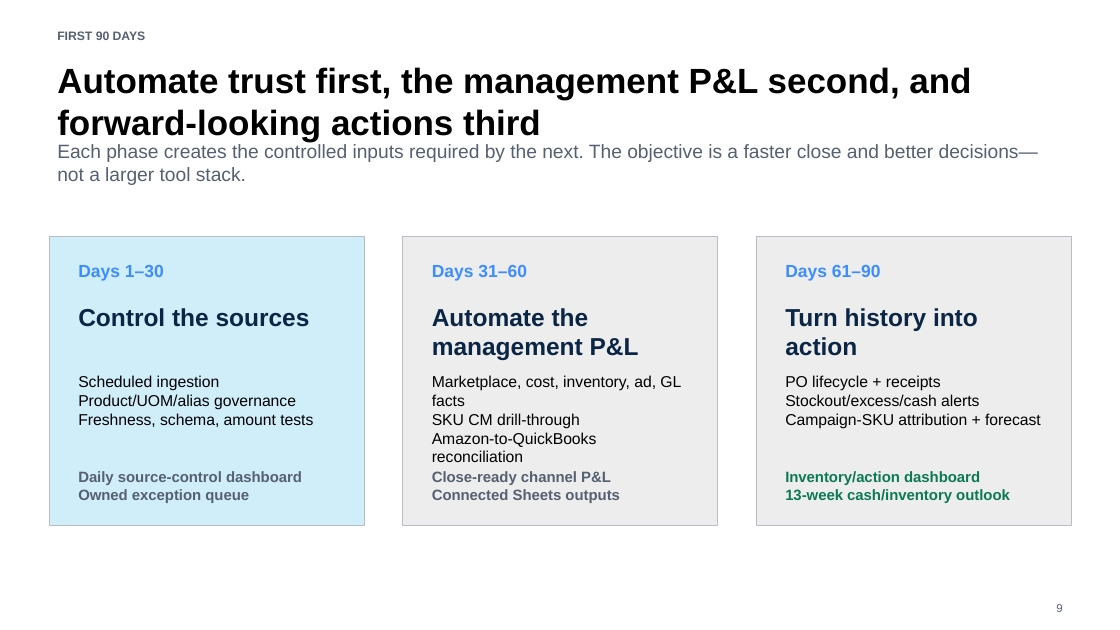
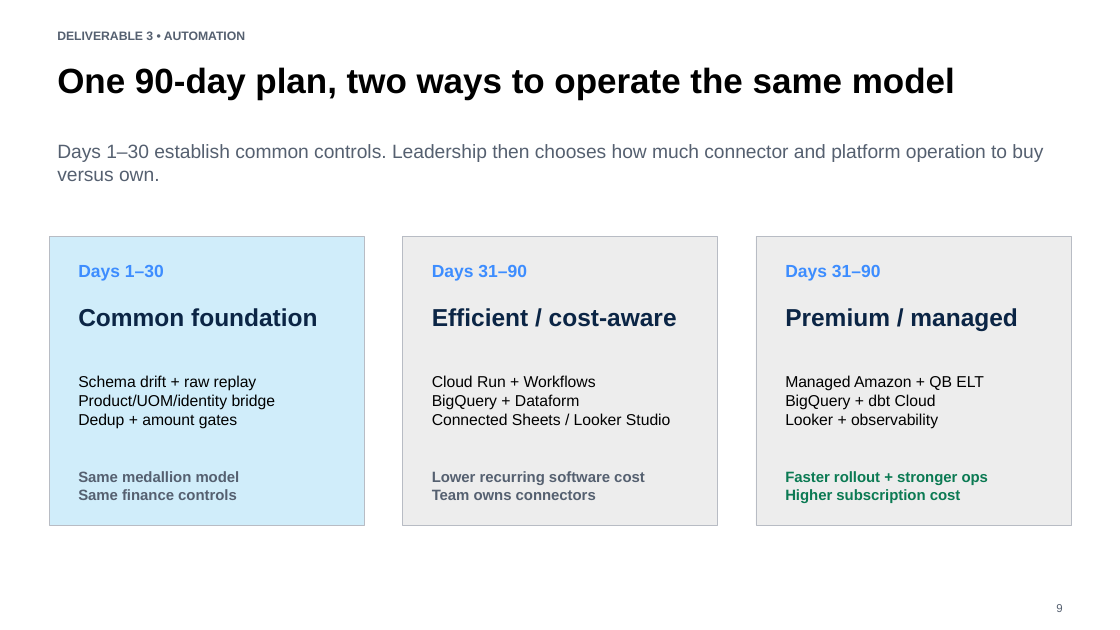
Before and after one commit to rubenatello/luminize-assessment, a slide deck: slide 9 of deliverables/Amazon_Q2_2026_Leadership_Presentation.pptx. Drawn at 1120x630 pixels with LibreOffice and Linux fonts; fonts in the diff are those of the drawing. Boxes give left, top, right and bottom in pixels: in the first picture for what was removed or moved away, otherwise in the second. Text is boxed around its words. In the diff, an @@ line names an element or a change of style, - is before the commit and + after.

Commit message:
Complete deliverables with identity and schema drift controls

```diff
--- a/deliverables/Amazon_Q2_2026_Leadership_Presentation.pptx
+++ b/deliverables/Amazon_Q2_2026_Leadership_Presentation.pptx
@@ text at <box>57,31,245,40</box>: text changed @@
-FIRST 90 DAYS
+DELIVERABLE 3 • AUTOMATION
@@ text at <box>57,67,955,100</box>: text changed @@
-Automate trust first, the management P&L second, and forward-looking actions third
+One 90-day plan, two ways to operate the same model
@@ text at <box>57,144,1043,181</box>: text changed @@
-Each phase creates the controlled inputs required by the next. The objective is a faster close and better decisions—not a larger tool stack.
+Days 1–30 establish common controls. Leadership then chooses how much connector and platform operation to buy versus own.
@@ text at <box>432,265,527,281</box>: text changed @@
-Days 31–60
+Days 31–90
@@ text at <box>785,265,881,281</box>: text changed @@
-Days 61–90
+Days 31–90
@@ text at <box>78,308,317,327</box>: text changed @@
-Control the sources
+Common foundation
@@ text at <box>432,308,677,327</box>: text changed @@
-Automate the management P&L
+Efficient / cost-aware
@@ text at <box>785,308,1018,331</box>: text changed @@
-Turn history into action
+Premium / managed
@@ text at <box>78,375,276,429</box>: text changed @@
-Scheduled ingestion
-Product/UOM/alias governance
-Freshness, schema, amount tests
+Schema drift + raw replay
+Product/UOM/identity bridge
+Dedup + amount gates
@@ text at <box>432,375,670,425</box>: text changed @@
-Marketplace, cost, inventory, ad, GL facts
-SKU CM drill-through
-Amazon-to-QuickBooks reconciliation
+Cloud Run + Workflows
+BigQuery + Dataform
+Connected Sheets / Looker Studio
@@ text at <box>785,375,984,429</box>: text changed @@
-PO lifecycle + receipts
-Stockout/excess/cash alerts
-Campaign-SKU attribution + forecast
+Managed Amazon + QB ELT
+BigQuery + dbt Cloud
+Looker + observability
@@ text at <box>78,471,240,500</box>: text changed @@
-Daily source-control dashboard
-Owned exception queue
+Same medallion model
+Same finance controls
@@ text at <box>432,471,645,500</box>: text changed @@
-Close-ready channel P&L
-Connected Sheets outputs
+Lower recurring software cost
+Team owns connectors
@@ text at <box>785,471,988,503</box>: text changed @@
-Inventory/action dashboard
-13-week cash/inventory outlook
+Faster rollout + stronger ops
+Higher subscription cost
```
Also in this commit, not shown: 3 other slides changed, 20 other files.
